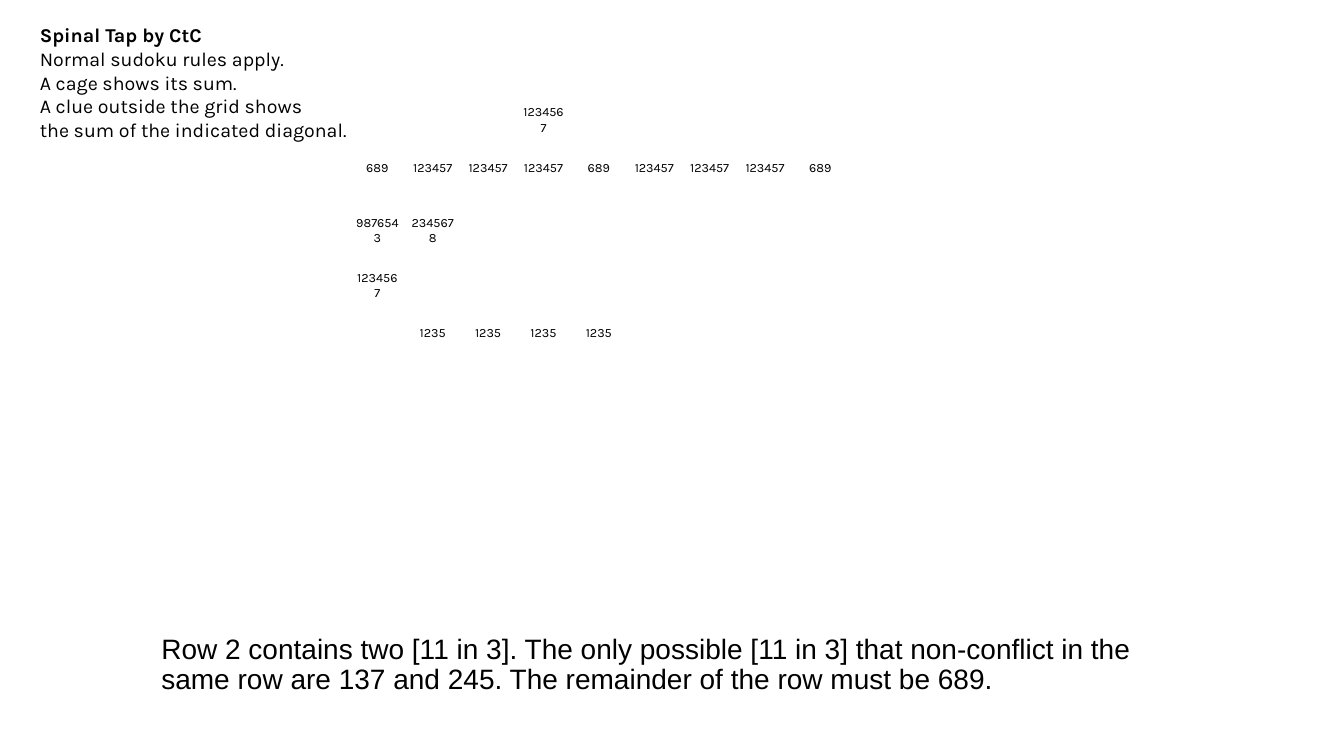
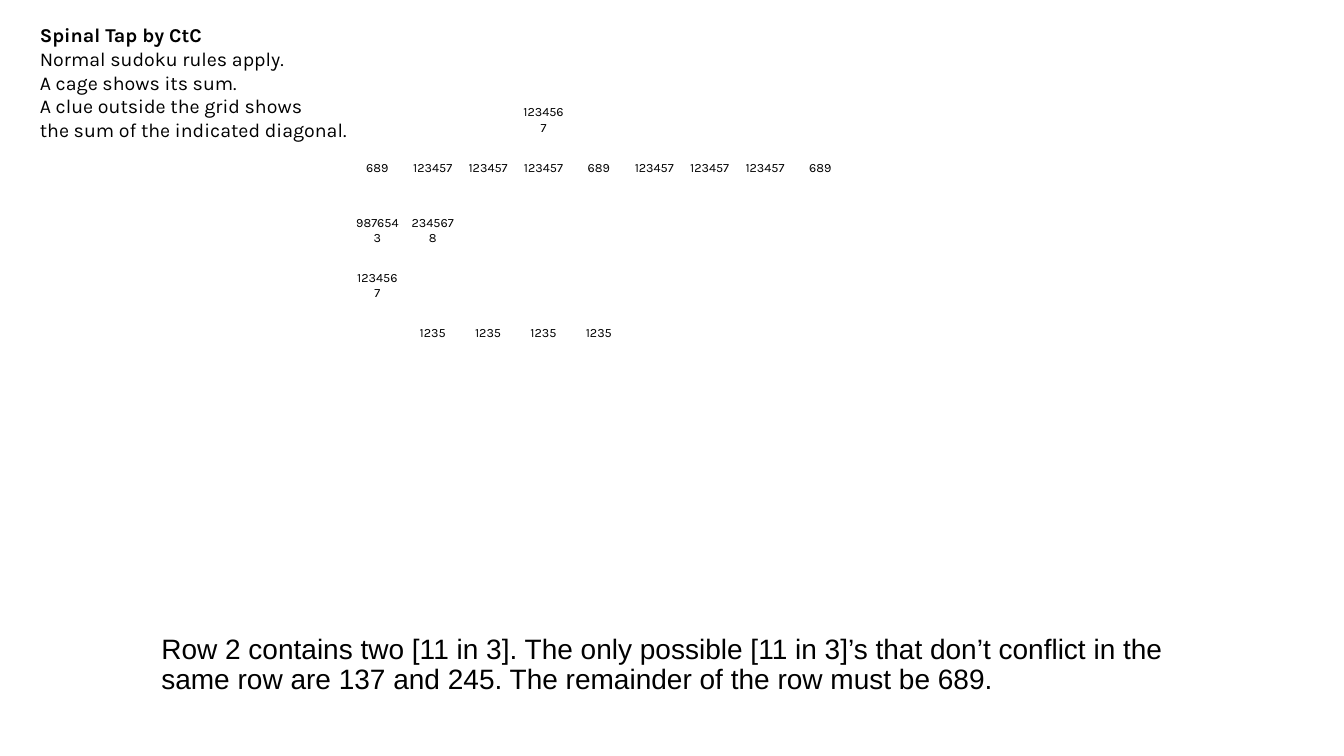
Before and after one commit to jhardis/WSJ_Number_Puzzles, a slide deck: slide 4 of 20261121_2.pptx. Drawn at 1344x756 pixels with LibreOffice and Linux fonts; fonts in the diff are those of the drawing; background and template pictures are left out. Boxes give left, top, right and bottom in pixels: in the first picture for what was removed or moved away, otherwise in the second. Text is boxed around its words. In the diff, an @@ line names an element or a change of style, - is before the commit and + after.

```diff
--- a/20261121_2.pptx
+++ b/20261121_2.pptx
@@ text at box(161, 638, 1162, 690): text changed @@
-Row 2 contains two [11 in 3]. The only possible [11 in 3] that non-conflict in the same row are 137 and 245. The remainder of the row must be 689.
+Row 2 contains two [11 in 3]. The only possible [11 in 3]’s that don’t conflict in the same row are 137 and 245. The remainder of the row must be 689.
```
Also in this commit, not shown: 14 other slides changed, 1 slide removed.
